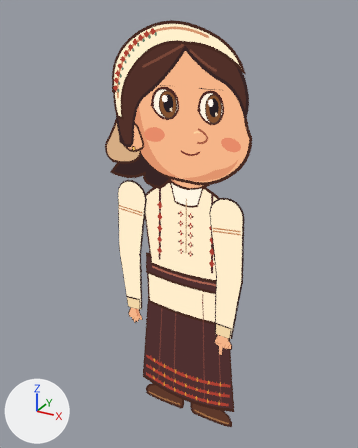
What one commit did to the glTF model assets/recuzita/mama-cearta.glb.
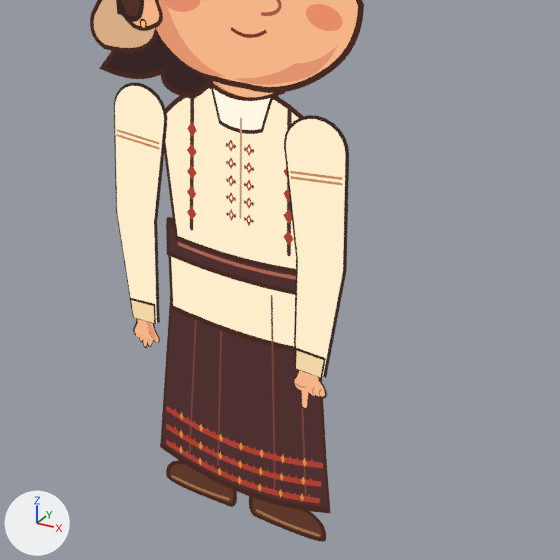
Each version is shown whole from a 50 mm camera at (2.57, -4.93, 5.42) aimed at (-0.12, -0.04, 2.98), then close up on the part from 16% to 100% of the width and 30% to 98% of the height. The axes (+X, +Y, +Z) are drawn at lower left. The lights are the same throughout. The first two pictures are the older version. Where no turn or scale is listed for an object, it has been applied to the vertices. Vertices at exactly the same position are counted once.

Objects in the first close-up: 'Mânecă · L', 'Mânecă · R', 'Palmă articulată · R', 'Palmă · aratator · L', 'mother / Face', 'mother / Hair silhouette', 'mother / Leather shoe · L', 'mother / Leather shoe · R', 'mother / Lower tunic and waist', 'mother / Neck', 'mother / Shirt and clothing panels', 'mother / Skirt' and 4 more.
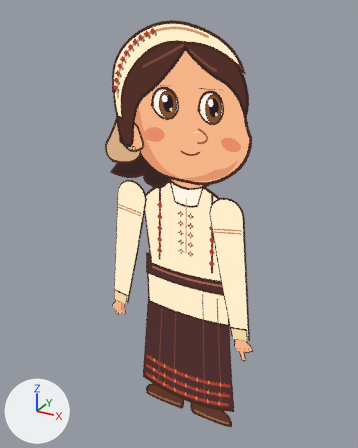
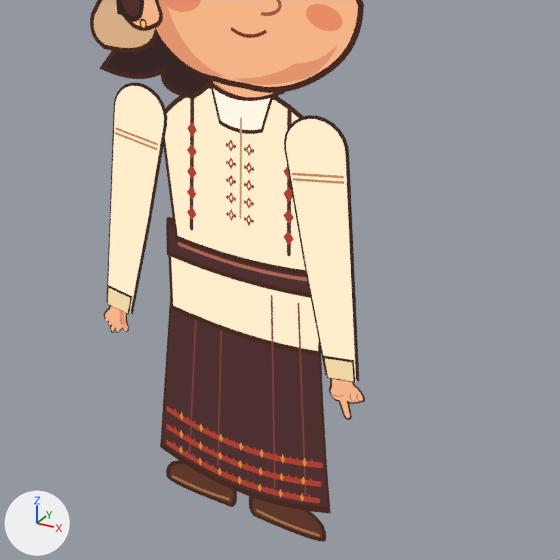
Boxes (x1, y1, x2, y2) around the edits, measured in the close-ups (560 x 560 px; the box of a moved part takes in the faces that stretch with it):
'Mânecă · L', reshaped (15% wider)
    before: (284, 115, 349, 378)
    after: (284, 115, 359, 383)
'Mânecă · R', reshaped (15% wider)
    before: (114, 83, 167, 324)
    after: (106, 83, 167, 314)
'Palmă · aratator · L', moved, turned
    before: (293, 370, 327, 410)
    after: (329, 378, 365, 420)
'Palmă articulată · R', moved, turned
    before: (133, 319, 160, 348)
    after: (104, 305, 129, 333)
part 1 of me_mânecă___l, moved or reshaped
    before: (296, 256, 347, 280)
    after: (303, 254, 354, 278)
part 2 of me_mânecă___l, moved or reshaped
    before: (298, 241, 343, 286)
    after: (305, 241, 351, 286)
part 3 of me_mânecă___l, moved or reshaped
    before: (284, 146, 349, 378)
    after: (284, 148, 359, 383)
part 4 of me_mânecă___r, moved or reshaped
    before: (116, 205, 157, 231)
    after: (110, 198, 151, 229)
part 5 of me_mânecă___r, moved or reshaped
    before: (117, 195, 154, 235)
    after: (111, 191, 148, 232)
part 6 of me_mânecă___r, moved or reshaped
    before: (114, 109, 167, 324)
    after: (106, 109, 167, 314)

Edits to the bpy script that builds the scene:
```text
Change me_mânecă___l:
    used by ob_mânecă___l; location = (0.0, 0.0, 1.872)
    remove me_mânecă___l.from_pydata(...)  # 128 vertices, 104 faces; spans x 0.41..0.85, y -0.33..-0.3, z -0.12..1.66
    add me_mânecă___l.from_pydata(...)  # 128 vertices, 104 faces; spans x 0.41..0.98, y -0.33..-0.3, z -0.11..1.66
    me_mânecă___l part 1: the loose piece of 24 vertices spanning x 0.51..0.85, y -0.3, z 0.54..0.88 is moved by (0.05, 0.0, 0.01)
    me_mânecă___l part 2: the loose piece of 24 vertices spanning x 0.53..0.83, y -0.31, z 0.56..0.86 is moved by (0.05, 0.0, 0.01)
    me_mânecă___l part 3: 32 of 128 vertices moved; they spanned x 0.41..0.85, y -0.33..-0.3, z -0.12..1.47 and now span x 0.41..0.98, y -0.33..-0.3, z -0.11..1.49; mean shift (0.1, 0.0, 0.01); largest move (0.76, -0.3, -0.12) -> (0.98, -0.3, -0.07)
Change me_mânecă___r:
    used by ob_mânecă___r; location = (0.0, 0.0, 1.872)
    remove me_mânecă___r.from_pydata(...)  # 128 vertices, 104 faces; spans x -0.85..-0.41, y -0.33..-0.3, z -0.12..1.66
    add me_mânecă___r.from_pydata(...)  # 128 vertices, 104 faces; spans x -0.98..-0.41, y -0.33..-0.3, z -0.11..1.66
    me_mânecă___r part 4: the loose piece of 24 vertices spanning x -0.85..-0.51, y -0.3, z 0.54..0.88 is moved by (-0.05, 0.0, 0.01)
    me_mânecă___r part 5: the loose piece of 24 vertices spanning x -0.83..-0.53, y -0.31, z 0.56..0.86 is moved by (-0.05, 0.0, 0.01)
    me_mânecă___r part 6: 32 of 128 vertices moved; they spanned x -0.85..-0.41, y -0.33..-0.3, z -0.12..1.47 and now span x -0.98..-0.41, y -0.33..-0.3, z -0.11..1.49; mean shift (-0.1, 0.0, 0.01); largest move (-0.76, -0.3, -0.12) -> (-0.98, -0.3, -0.07)
Change me_palmă_articulată___r:
    used by ob_palmă_articulată___r; location = (0.0, 0.0, 1.872)
    remove me_palmă_articulată___r.from_pydata(...)  # 602 vertices, 580 faces; spans x -0.743..-0.514, y -0.322..-0.318, z -0.355..-0.051
    add me_palmă_articulată___r.from_pydata(...)  # 602 vertices, 580 faces; spans x -1.001..-0.779, y -0.322..-0.318, z -0.316..-0.008
    me_palmă_articulată___r part 7: the whole mesh is turned 16 degrees about the y axis through its middle, then moved by (-0.252, 0.0, 0.029)
Change me_palmă___aratator___l:
    used by ob_palmă___aratator___l; location = (0.0, 0.0, 1.872)
    remove me_palmă___aratator___l.from_pydata(...)  # 375 vertices, 355 faces; spans x 0.53..0.775, y -0.322..-0.318, z -0.417..-0.049
    add me_palmă___aratator___l.from_pydata(...)  # 375 vertices, 355 faces; spans x 0.784..1.034, y -0.322..-0.318, z -0.383..-0.006
    me_palmă___aratator___l part 8: the whole mesh is turned -16 degrees about the y axis through its middle, then moved by (0.259, 0.0, 0.037)
```
